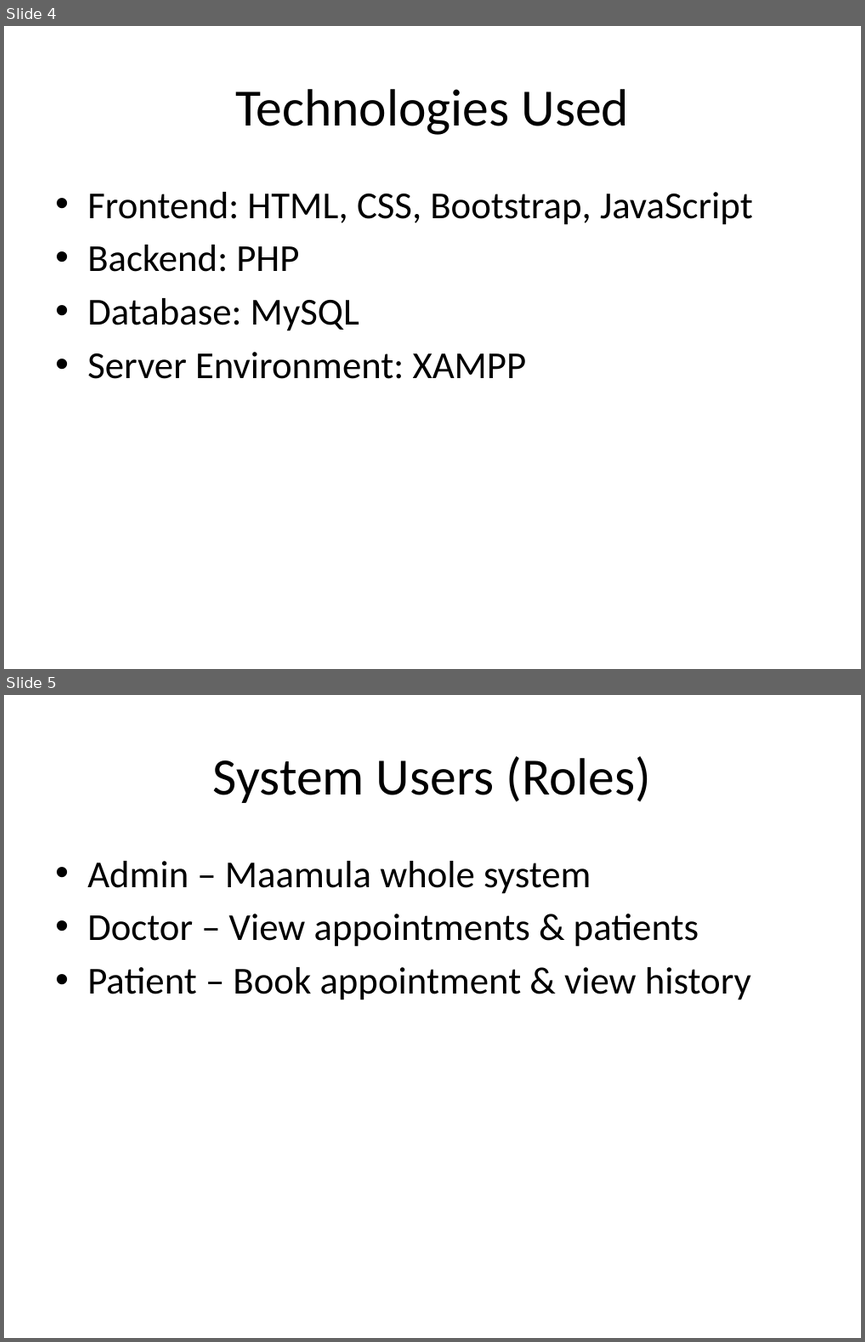
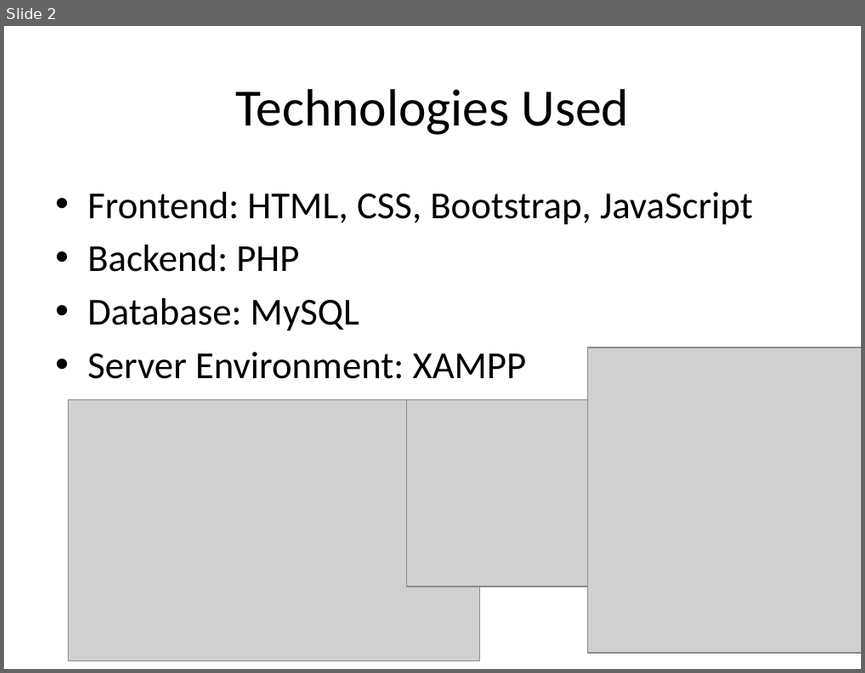
Before and after one commit to Eng-Aadam/Fududeeye-System, a slide deck: Fududeeye(PPT).pptx. Shown one above the other, each under a label of ours: slides 4 and 5 before the commit, slide 2 after it. The pictures are 865x1342 and 865x673 pixels, drawn with LibreOffice and Linux fonts; fonts in the diff are those of the drawing; grey boxes stand for pictures. Boxes give left, top, right and bottom in pixels: in the first picture for what was removed or moved away, otherwise in the second. Text is boxed around its words. In the diff, an @@ line names an element or a change of style, - is before the commit and + after.

```diff
--- a/Fududeeye(PPT).pptx
+++ b/Fududeeye(PPT).pptx
@@ slide 5 removed at (4, 695, 861, 1338), background #FFFFFF @@
@@ title removed at (213, 756, 652, 803) @@
-System Users (Roles)
@@ text removed at (87, 861, 751, 1000) @@
-• Admin – Maamula whole system
-• Doctor – View appointments & patients
-• Patient – Book appointment & view history
@@ what was slide 4 is now slide 2 @@
@@ slide 2 changed as well @@
@@ picture added at (587, 347, 861, 652) @@
@@ picture added at (69, 399, 479, 660) @@
@@ picture added at (407, 399, 739, 585) @@
```
Also in this commit, not shown: 1 other slide changed, 11 slides added, 8 other slides removed.
